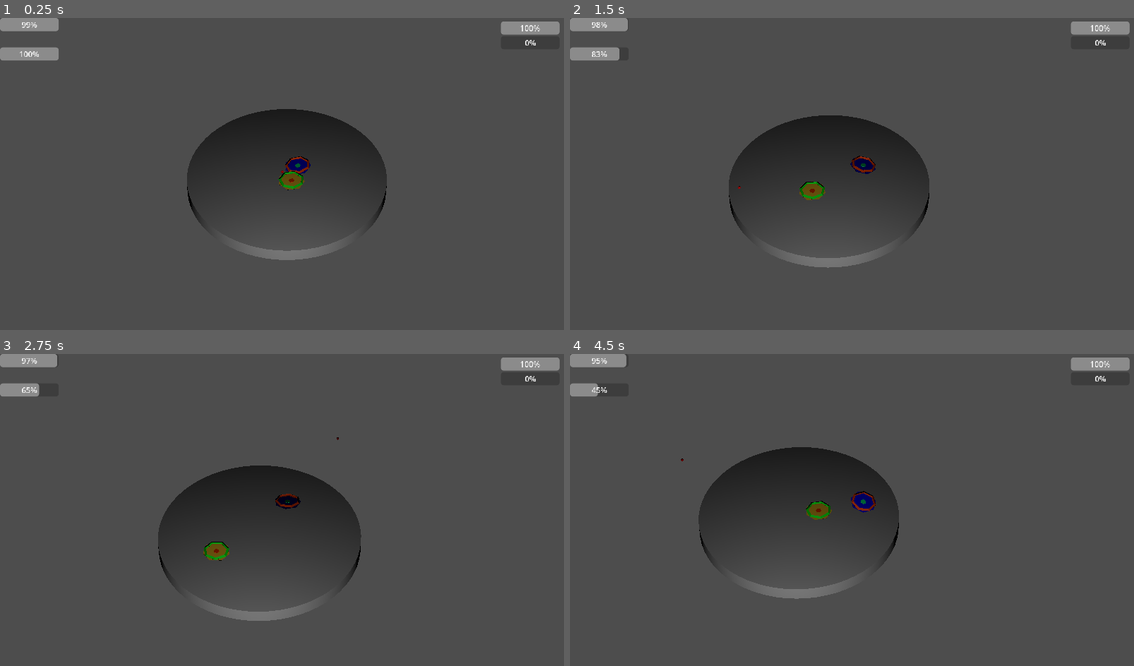
Above: before the commit, frames 1-4 (two rows, left to right).
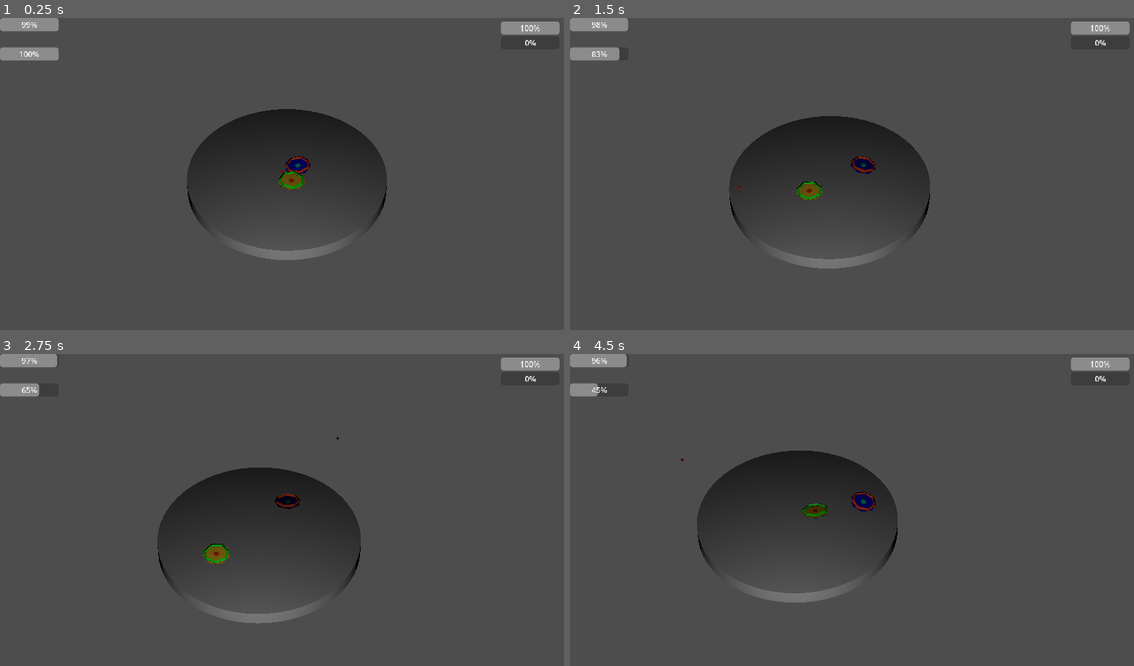
Above: after the commit, the same moments.

Repository: onlysusbastian/juniper_dev_gamejam
Game: Godot game, scene res://Scenes/main.tscn
Same seed, same stepped clock (60 frames per second), same inputs: the game is played once before the commit and once after it. Sound files missing from this copy of the repository are replaced by a short silence.
Inputs (mouse positions are in pixels of both pictures, inside the frame that each line leads up to):
- Up to frame 1 (0.25 s): no input
- Up to frame 2 (1.5 s): move the mouse to (976, 161) at 0.52 s; press the mouse at (976, 161) at 0.53 s; move the mouse to (739, 192) at 1.27 s; release the mouse at (739, 192) at 1.28 s; tap Space (rhythm_hit) at 1.35 s
- Up to frame 3 (2.75 s): move the mouse to (338, 441) at 2.02 s; press the mouse at (338, 441) at 2.03 s
- Up to frame 4 (4.5 s): move the mouse to (823, 575) at 2.77 s; release the mouse at (823, 575) at 2.78 s; tap Space (rhythm_hit) at 2.85, 4.35 s; move the mouse to (1021, 559) at 3.52 s; press the mouse at (1021, 559) at 3.53 s; move the mouse to (682, 466) at 4.27 s; release the mouse at (682, 466) at 4.28 s

The runs differ from the first frame. In frame 1, less than 0.1% of the frame differs, in the area x 33-69%, y 29-78%; in frame 2, 0.4%; in frame 3, 0.7%; in frame 4, 1.2%, in the area x 4-59%, y 0-80%.

Commit message:
blade wobbles fixed
asdgafdgafgafg

Diff:
--- a/Scenes/Enemy.tscn
+++ b/Scenes/Enemy.tscn
@@ -6,8 +6,6 @@
 
 [sub_resource type="CylinderShape3D" id="CylinderShape3D_7fd37"]
 radius = 1.0
-
-[sub_resource type="BoxMesh" id="BoxMesh_xeo28"]
 
 [node name="Enemy" type="CharacterBody3D"]
 script = ExtResource("1_m1htj")
@@ -21,9 +19,7 @@
 
 [node name="MeshInstance3D" type="MeshInstance3D" parent="Visual"]
 transform = Transform3D(0.39521477, 0, 0, 0, 0.405, 0, 0, 0, 0.3789369, 0, 0, 0)
-visible = false
-mesh = SubResource("BoxMesh_xeo28")
 skeleton = NodePath("../..")
 
-[node name="blade2" parent="Visual" instance=ExtResource("3_xeo28")]
-transform = Transform3D(1, 0, 0, 0, 1, 0, 0, 0, 1, 0, -0.225, 0)
+[node name="blade2" parent="Visual/MeshInstance3D" instance=ExtResource("3_xeo28")]
+transform = Transform3D(2.5302699, 0, 0, 0, 2.4691358, 0, 0, 0, 2.638962, 0, -0.5555555, 0)
--- a/Scripts/enemy.gd
+++ b/Scripts/enemy.gd
@@ -2,11 +2,21 @@
 
 @onready var ai = $Visual
 @onready var visual = $Visual/MeshInstance3D
-
+@onready var blade2 = $Visual/MeshInstance3D/blade2
 const BIG_HIT_THRESHOLD := 2.0
 
 var pending_hit_stop := 0.0
 var hit_stop := 0.0
+
+var hit_wobble_timer := 0.0
+var hit_wobble_strength := 0.0
+
+var tilt := Vector2.ZERO
+var tilt_velocity := Vector2.ZERO
+
+var tilt_strength := 0.03
+var tilt_spring := 20.0
+var tilt_damping := 8.0
 
 var flash_material : StandardMaterial3D
 var original_material : Material
@@ -36,6 +46,7 @@
 var player : CharacterBody3D
 var knockback_velocity := Vector3.ZERO
 
+
 func _ready():
 
 	original_material = visual.get_active_material(0)
@@ -47,7 +58,10 @@
 
 	ai.enemy = self
 
+
 func _physics_process(delta):
+
+	hit_wobble_timer -= delta
 
 	if pending_hit_stop > 0:
 
@@ -68,7 +82,7 @@
 	else:
 		visual.material_override = original_material
 
-	if current_spin <= 0:
+	if current_spin <= 40:
 		queue_free()
 		return
 
@@ -142,6 +156,12 @@
 
 				player.hit_stun = 0.05
 
+				hit_wobble_timer = 0.25
+				player.hit_wobble_timer = 0.25
+
+				hit_wobble_strength = impact_force * 0.3
+				player.hit_wobble_strength = impact_force * 0.1
+
 				var impact_speed = (
 					velocity - player.velocity
 				).length()
@@ -212,4 +232,40 @@
 		2.0 * delta
 	)
 
-	rotate_y(current_spin * 0.15 * delta)
+	blade2.rotate_y(
+	current_spin * 0.15 * delta
+	)
+
+	var horizontal_velocity = Vector2(
+	velocity.x,
+	velocity.z
+)
+
+	var target_tilt = Vector2(
+		-horizontal_velocity.y,
+		horizontal_velocity.x
+	) * tilt_strength
+
+	if hit_wobble_timer > 0:
+
+		target_tilt += Vector2(
+			sin(Time.get_ticks_msec() * 0.03),
+			cos(Time.get_ticks_msec() * 0.035)
+		) * hit_wobble_strength * (
+			hit_wobble_timer / 0.25
+		)
+
+	var force = (
+		target_tilt - tilt
+	) * tilt_spring
+
+	tilt_velocity += force * delta
+
+	tilt_velocity *= exp(
+		-tilt_damping * delta
+	)
+
+	tilt += tilt_velocity * delta
+
+	blade2.rotation.x = tilt.x
+	blade2.rotation.z = tilt.y
--- a/Scripts/main.gd
+++ b/Scripts/main.gd
@@ -41,9 +41,9 @@
 		_on_note_judged
 	)
 
-	player_stamina_bar.max_value = 100
+	player_stamina_bar.max_value = 60
 	player_boost_bar.max_value = 100
-	enemy_stamina_bar.max_value = 100
+	enemy_stamina_bar.max_value = 60
 
 func _process(delta):
 
@@ -106,11 +106,11 @@
 			1.0 * delta
 		)
 
-	player_stamina_bar.value = player.current_spin
+	player_stamina_bar.value = player.current_spin - 40
 	player_boost_bar.value = player.current_boost
 
 	if is_instance_valid(enemy):
-		enemy_stamina_bar.value = enemy.current_spin
+		enemy_stamina_bar.value = enemy.current_spin - 40
 
 	var beat_offset = Vector3(
 		randf_range(-0.2, 0.2) * beat_punch,
--- a/Scripts/player.gd
+++ b/Scripts/player.gd
@@ -8,8 +8,13 @@
 @onready var visual = $Visual/MeshInstance3D
 
 const BIG_HIT_THRESHOLD := 2.0
+
 var pending_hit_stop := 0.0
 var hit_stop := 0.0
+
+var hit_wobble_timer := 0.0
+var hit_wobble_strength := 0.0
+
 var flash_material : StandardMaterial3D
 var original_material : Material
 var hit_flash_timer := 0.0
@@ -48,7 +53,10 @@
 	flash_material.emission_enabled = true
 	flash_material.emission = Color.WHITE
 
+
 func _physics_process(delta):
+
+	hit_wobble_timer -= delta
 
 	if pending_hit_stop > 0:
 
@@ -68,7 +76,7 @@
 	else:
 		visual.material_override = original_material
 
-	if current_spin <= 0:
+	if current_spin <= 40:
 		print("GAME OVER")
 		return
 
@@ -124,15 +132,6 @@
 	var direction = target_position - global_position
 	direction.y = 0
 
-	var wobble = Vector3(
-		sin(Time.get_ticks_msec() * 0.005),
-		0,
-		cos(Time.get_ticks_msec() * 0.004)
-	) * wobble_strength
-
-	if velocity.length() < 0.5:
-		velocity += wobble * delta * 10
-
 	if hit_stun <= 0:
 
 		if direction.length() > 1.0:
@@ -166,7 +165,7 @@
 
 	# SPIN DECAY
 
-	current_spin -= 1.0 * delta
+	current_spin -= 0.5 * delta
 	current_spin = max(current_spin, 0.0)
 
 	# VISUAL SPIN
@@ -187,6 +186,15 @@
 		horizontal_velocity.x
 	) * tilt_strength
 
+	if hit_wobble_timer > 0:
+
+		target_tilt += Vector2(
+			sin(Time.get_ticks_msec() * 0.03),
+			cos(Time.get_ticks_msec() * 0.035)
+		) * hit_wobble_strength * (
+			hit_wobble_timer / 0.25
+		)
+
 	var force = (
 		target_tilt - tilt
 	) * tilt_spring
Not shown: 1 places in Scenes/Enemy.tscn that only renumber resources
